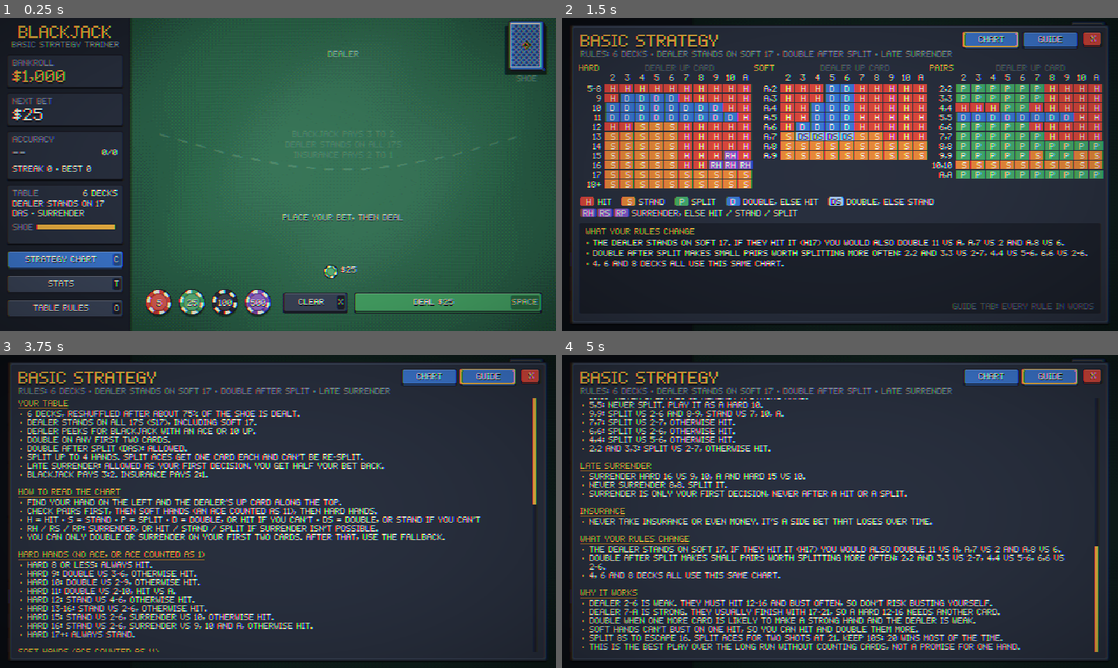
Above: before the commit, frames 1-4 (two rows, left to right).
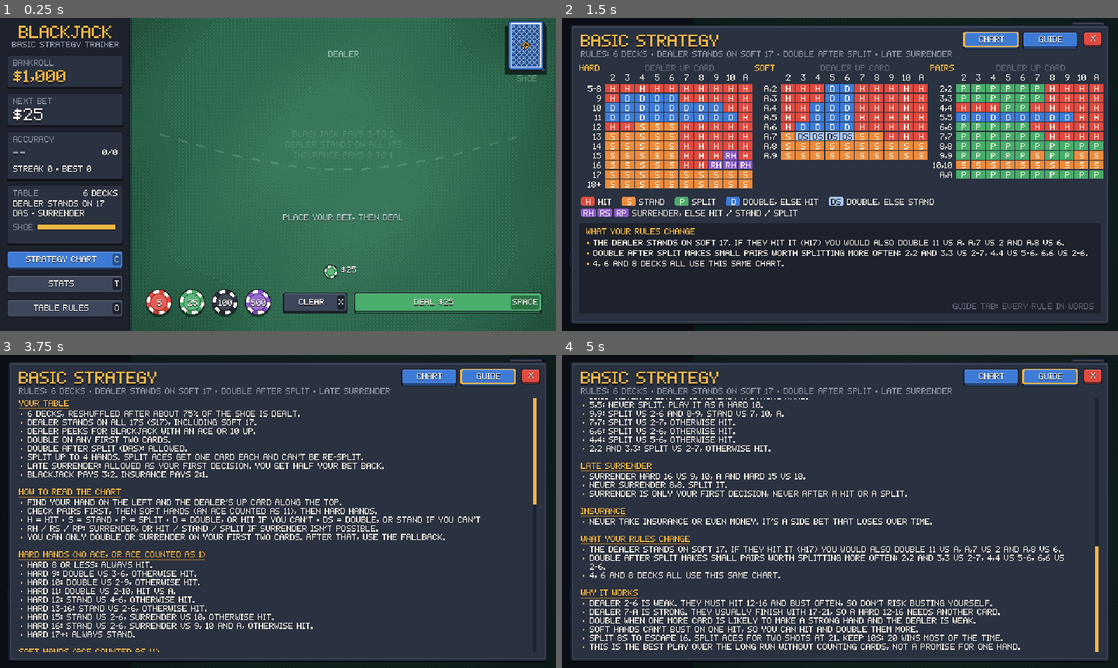
Above: after the commit, the same moments.

Repository: jonathanlambertt/basic-strategy-sim
Game: Godot game, scene res://scenes/main.tscn
Two runs of this game, one before a commit and one after it. Both use one fixed random seed, a clock stepped at 60 frames per second and the inputs below.
Inputs (mouse positions are in pixels of both pictures, inside the frame that each line leads up to):
- Up to frame 1 (0.25 s): no input
- Up to frame 2 (1.5 s): tap Enter at 0.5 s; move the mouse to (723, 302) at 0.52 s; hold D 0.53-1.28 s; tap C at 0.6 s; click (723, 302) at 0.67 s; tap Space at 0.77, 1.25 s; move the mouse to (745, 302) at 1.27 s; hold S from 1.28 s (still down); tap T at 1.35 s; click (745, 302) at 1.42 s
- Up to frame 3 (3.75 s): tap Space at 1.52, 2.75, 3.02 s; tap Enter at 2, 3.5 s; move the mouse to (266, 639) at 2.02 s; release S at 2.03 s; hold D 2.03-2.78 s; tap O at 2.1 s; click (266, 639) at 2.17 s; move the mouse to (344, 639) at 2.77 s; hold Up 2.78-3.53 s; tap H at 2.85 s; click (344, 639) at 2.92 s; move the mouse to (422, 639) at 3.52 s; hold Left from 3.53 s (still down); tap P at 3.6 s; click (422, 639) at 3.67 s
- Up to frame 4 (5 s): keep holding Left; tap Space at 3.77, 4.25, 4.52 s; move the mouse to (1062, 639) at 4.27 s; tap R at 4.35 s; click (1062, 639) at 4.42 s

The runs differ from the first frame. In frame 1, 18% of the frame differs, in the area x 1-100%, y 0-100%; in frame 2, 18%, in the area x 1-99%, y 1-98%; in frame 3, 16%; in frame 4, 17%.

Commit message:
Remove CRT filter

Diff:
--- a/scripts/game.gd
+++ b/scripts/game.gd
@@ -17,7 +17,6 @@
 var display_bank := 0.0
 var busy := false
 var fast := false
-var crt_enabled := true
 var ui_phase := BlackjackEngine.Phase.BETTING
 
 var dealer_sprites: Array[CardSprite] = []
@@ -32,7 +31,6 @@
 var cards_layer: Node2D
 var toast: Toast
 var overlay_layer: CanvasLayer
-var crt_layer: CanvasLayer
 var overlay: Overlay = null
 
 var btn_hit: PixelButton
@@ -83,17 +81,6 @@
 	overlay_layer = CanvasLayer.new()
 	overlay_layer.layer = 5
 	add_child(overlay_layer)
-
-	crt_layer = CanvasLayer.new()
-	crt_layer.layer = 10
-	var crt := ColorRect.new()
-	crt.size = Vector2(W, H)
-	crt.mouse_filter = Control.MOUSE_FILTER_IGNORE
-	var crt_mat := ShaderMaterial.new()
-	crt_mat.shader = load("res://shaders/crt.gdshader")
-	crt.material = crt_mat
-	crt_layer.add_child(crt)
-	add_child(crt_layer)
 
 	_refresh()
 
@@ -441,7 +428,7 @@
 			so.reset_requested.connect(func() -> void: engine.stats.reset())
 			overlay = so
 		"rules":
-			var st := SettingsOverlay.new(engine.rules, fast, crt_enabled)
+			var st := SettingsOverlay.new(engine.rules, fast)
 			st.is_locked = func() -> bool: return busy or not engine.is_between_rounds()
 			st.rules_changed.connect(_on_rules_changed)
 			st.display_changed.connect(_on_display_changed)
@@ -464,10 +451,8 @@
 		toast.show_text("NEW %d-DECK SHOE" % r.decks, Art.GOLD)
 
 
-func _on_display_changed(f: bool, crt: bool) -> void:
+func _on_display_changed(f: bool) -> void:
 	fast = f
-	crt_enabled = crt
-	crt_layer.visible = crt
 
 
 func _on_bankroll_reset() -> void:
--- a/scripts/ui/settings_overlay.gd
+++ b/scripts/ui/settings_overlay.gd
@@ -3,7 +3,7 @@
 ## Table rules (which drive the strategy chart) and display options.
 
 signal rules_changed(new_rules: Rules)
-signal display_changed(fast: bool, crt: bool)
+signal display_changed(fast: bool)
 signal bankroll_reset
 
 const OPT_X := 230
@@ -11,7 +11,6 @@
 
 var rules: Rules
 var fast := false
-var crt := true
 var is_locked: Callable = func() -> bool: return false
 
 var _opts := [] # [{button, row, value}]
@@ -20,11 +19,10 @@
 var _locked := false
 
 
-func _init(current: Rules = null, fast_anim: bool = false, crt_on: bool = true) -> void:
+func _init(current: Rules = null, fast_anim: bool = false) -> void:
 	super()
 	rules = current.copy() if current else Rules.new()
 	fast = fast_anim
-	crt = crt_on
 	title = "TABLE RULES"
 
 
@@ -35,7 +33,6 @@
 	_add_row("das", 116, [["ALLOWED", true], ["NOT ALLOWED", false]], 76, true)
 	_add_row("surrender", 144, [["ALLOWED", true], ["NOT ALLOWED", false]], 76, true)
 	_add_row("fast", 240, [["NORMAL", false], ["FAST", true]], 70, false)
-	_add_row("crt", 268, [["ON", true], ["OFF", false]], 50, false)
 	_bank_btn = PixelButton.make("RESET BANKROLL TO $1,000", Rect2(24, 318, 170, 20), Art.RED, Art.RED_D)
 	_bank_btn.pressed.connect(func() -> void: bankroll_reset.emit())
 	add_child(_bank_btn)
@@ -73,8 +70,6 @@
 			return rules.surrender
 		"fast":
 			return fast
-		"crt":
-			return crt
 	return null
 
 
@@ -89,12 +84,9 @@
 				return
 			rules = r
 			rules_changed.emit(rules.copy())
-		"fast", "crt":
-			if row == "fast":
-				fast = value
-			else:
-				crt = value
-			display_changed.emit(fast, crt)
+		"fast":
+			fast = value
+			display_changed.emit(fast)
 	_refresh()
 
 
@@ -129,7 +121,6 @@
 
 	PixelFont.draw(self, Vector2(24, 222), "DISPLAY", Art.GOLD)
 	_label(240, "ANIMATIONS", "")
-	_label(268, "CRT EFFECT", "")
 	PixelFont.draw(self, Vector2(24, 302), "BANKROLL", Art.GOLD)
 
 	# key reference
--- a/shaders/crt.gdshader
+++ /dev/null
@@ -1,24 +0,0 @@
-shader_type canvas_item;
-// Light CRT pass over the whole screen: scanlines per game pixel row,
-// a 1px colour fringe and a vignette.
-
-uniform sampler2D screen_tex : hint_screen_texture, filter_nearest;
-uniform float scanline_strength = 0.16;
-uniform float vignette_strength = 0.3;
-uniform float aberration_px = 1.0;
-uniform float base_height = 360.0;
-
-void fragment() {
-	vec2 uv = SCREEN_UV;
-	vec2 off = vec2(SCREEN_PIXEL_SIZE.x * aberration_px, 0.0);
-	vec3 col;
-	col.r = texture(screen_tex, uv + off).r;
-	col.g = texture(screen_tex, uv).g;
-	col.b = texture(screen_tex, uv - off).b;
-	float line = 0.5 + 0.5 * sin(uv.y * base_height * 6.2831853);
-	col *= 1.0 - scanline_strength * (1.0 - line);
-	vec2 c = uv - 0.5;
-	col *= clamp(1.0 - dot(c, c) * vignette_strength * 2.0, 0.0, 1.0);
-	col *= 1.06;
-	COLOR = vec4(col, 1.0);
-}
Not shown, removed: shaders/crt.gdshader.uid
Not shown, changed: CLAUDE.md
